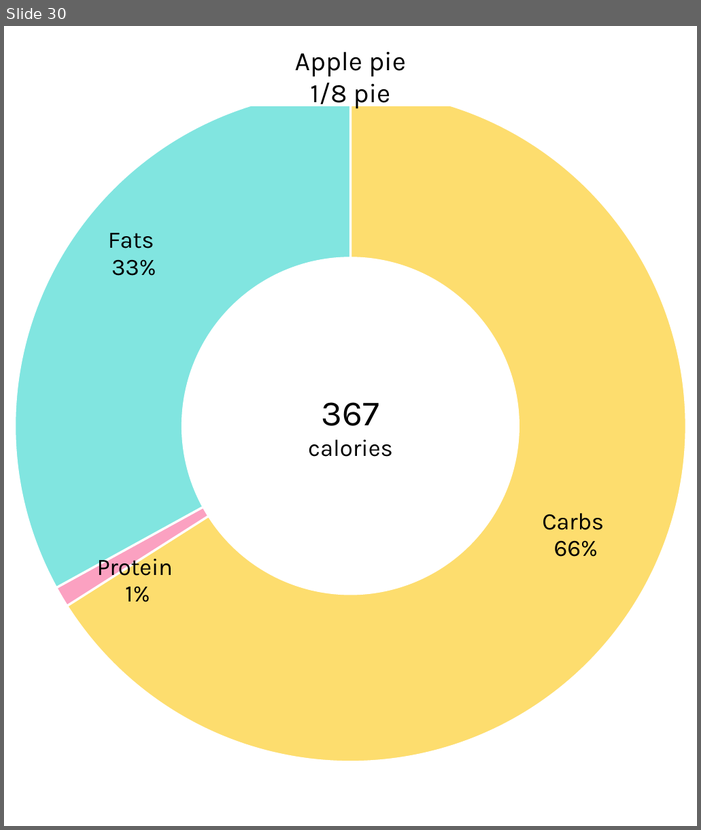
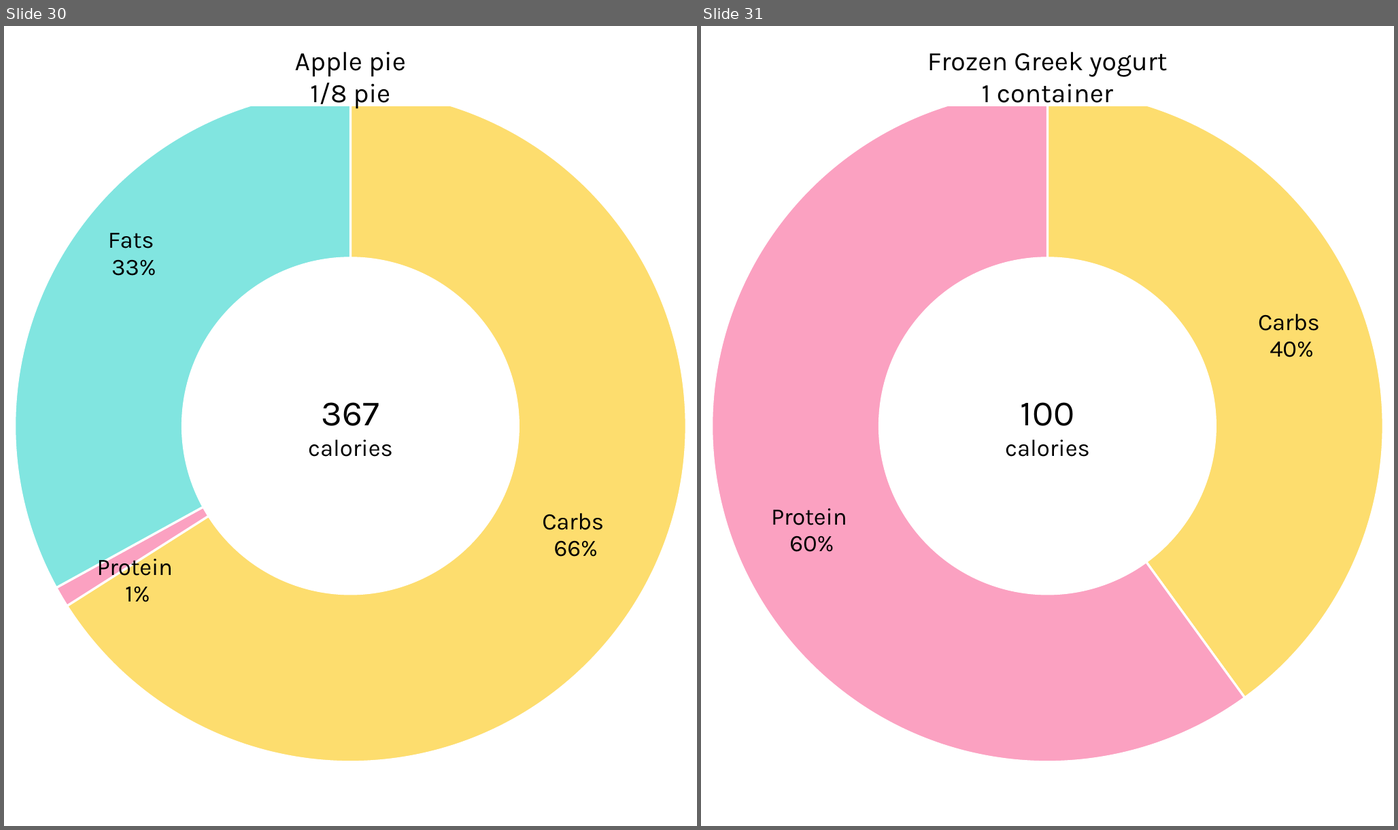
Before and after one commit to nicetats/macromania, a slide deck: Images/NutritionLabels/FoodTrackerPercentages.pptx. Shown side by side, each under a label of ours: slide 30 before the commit, slides 30 and 31 after it. The pictures are 701x830 and 1398x830 pixels, drawn with LibreOffice and Linux fonts; fonts in the diff are those of the drawing. Boxes give left, top, right and bottom in pixels: in the first picture for what was removed or moved away, otherwise in the second. Text is boxed around its words. In the diff, an @@ line names an element or a change of style, - is before the commit and + after.

```diff
--- a/Images/NutritionLabels/FoodTrackerPercentages.pptx
+++ b/Images/NutritionLabels/FoodTrackerPercentages.pptx
@@ slide 31 added at (701, 26, 1394, 826), background #FFFFFF @@
@@ doughnut chart added at (701, 26, 1394, 826) @@
+categories: Carbs, Protein, Fats
+Series 1: 0.4, 0.6, 0
@@ rectangle added at (861, 46, 1234, 105), fill #FFFFFF, outline #FFFFFF 1 pt, 18 pt, text #000000 @@
+Frozen Greek yogurt
+1 container
@@ text added at (1005, 402, 1090, 456), 16 pt, text #000000 @@
+100
+calories
```
Also in this commit, not shown: 5 other slides added, 14 other files.
